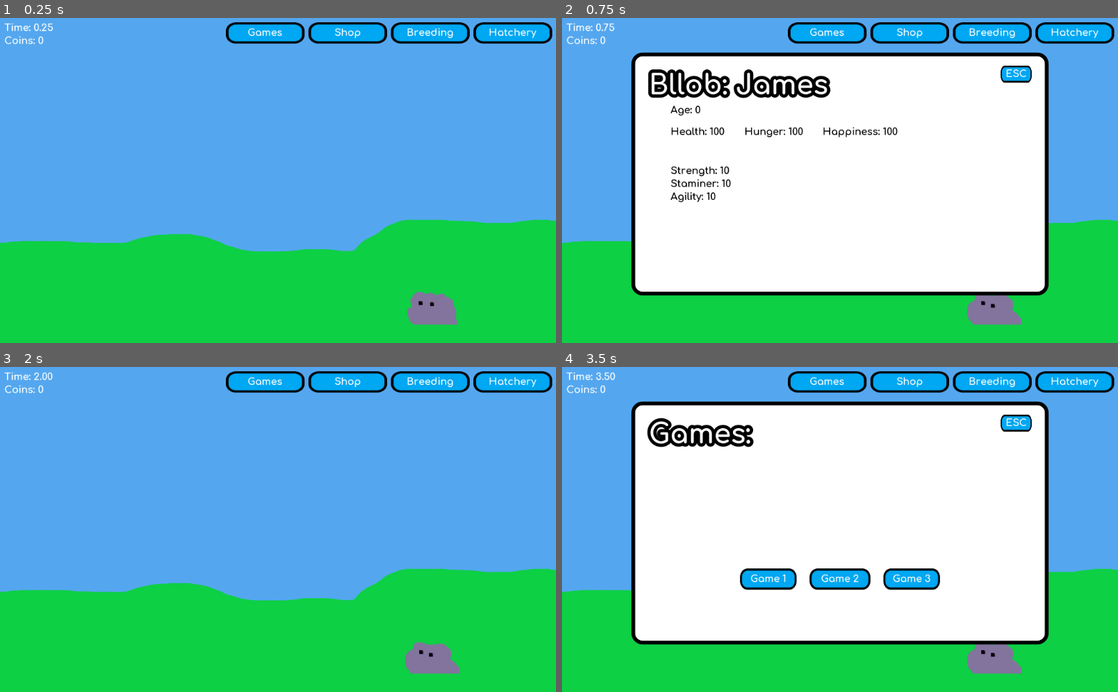
Above: before the commit, frames 1-4 (two rows, left to right).
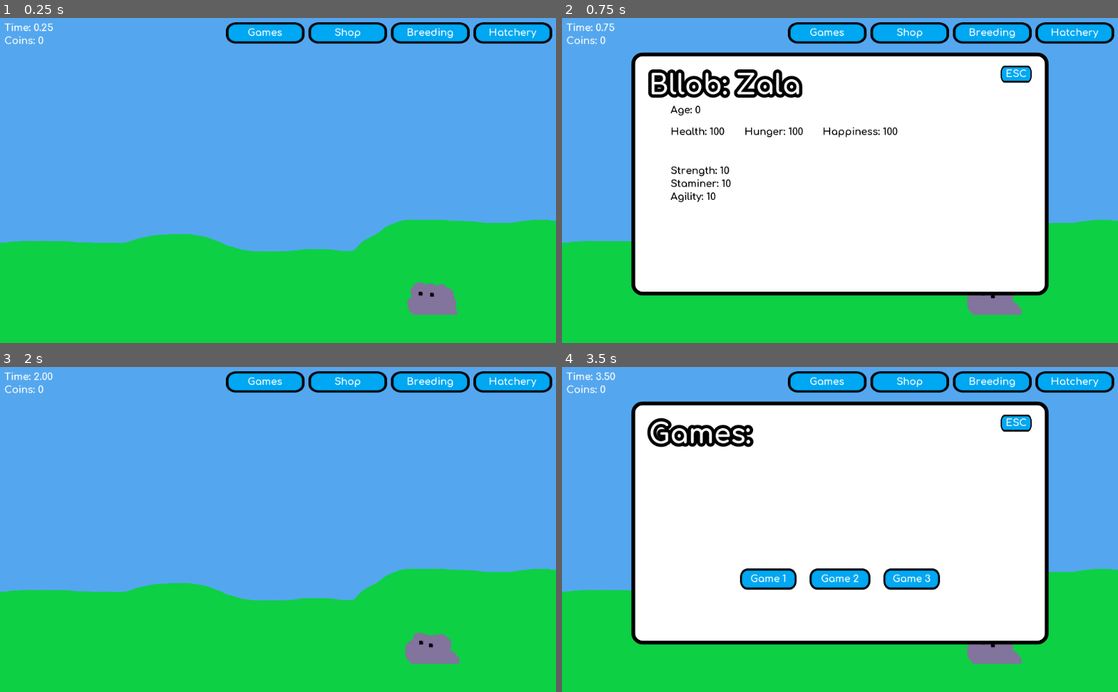
Above: after the commit, the same moments.

Repository: Elephant34/Bllob
Game: Godot game, scene res://scenes/bllob/main.tscn
The game is run twice, just before and just after one commit, with the same random seed, the same clock (stepped at 60 frames per second) and the same inputs.
Inputs (mouse positions are in pixels of both pictures, inside the frame that each line leads up to):
- Up to frame 1 (0.25 s): no input
- Up to frame 2 (0.75 s): move the mouse to (995, 307) at 0.52 s; click (995, 307) at 0.67 s
- Up to frame 3 (2 s): click (455, 422) at 1.25 s
- Up to frame 4 (3.5 s): click (828, 383) at 2 s; click (767, 578) at 2.75 s

The runs differ from the first frame. In frame 1, 0.6% of the frame differs, in the area x 73-83%, y 81-95%; in frame 2, 1.3%, in the area x 30-83%, y 15-95%; in frame 3, 0.6%; in frame 4, 0.4%.

Commit message:
Added randomisation to names and fixed positioning

Diff:
--- a/scenes/bllob/main.gd
+++ b/scenes/bllob/main.gd
@@ -37,6 +37,7 @@
 
 	# Loads list of names
 	name_list = load_names()
+	name_list.shuffle()
 
 	# Load the game state
 	game_data = load_save()
@@ -242,7 +243,7 @@
 			break
 
 	if not temp_name:
-		var index = randi()%name_list.size()
+		var index = 0
 		var count = 1
 		while true:
 			temp_name = name_list[index] + "#%s" % count
@@ -266,8 +267,9 @@
 	"""
 
 	# 100 x 64 is size of sprite so this is taken into account for position
+	print(get_viewport().size.y - (32 + 40))
 	var x_pos = rand_range(60, get_viewport().size.x - (50 + 60))
-	var y_pos = rand_range(600, get_viewport().size.y - (32 + 40))
+	var y_pos = rand_range(400, get_viewport().size.y - (32 + 40))
 
 	# TODO:
 	# Check collision
